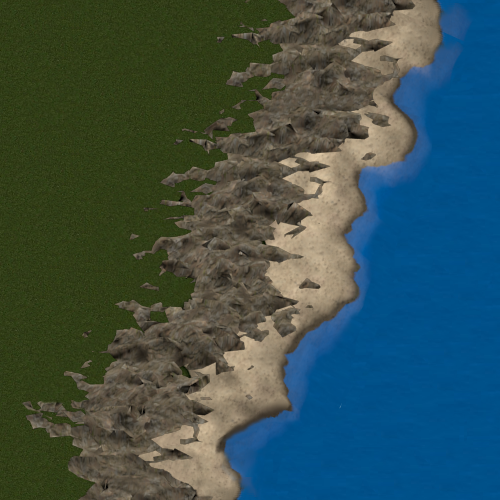
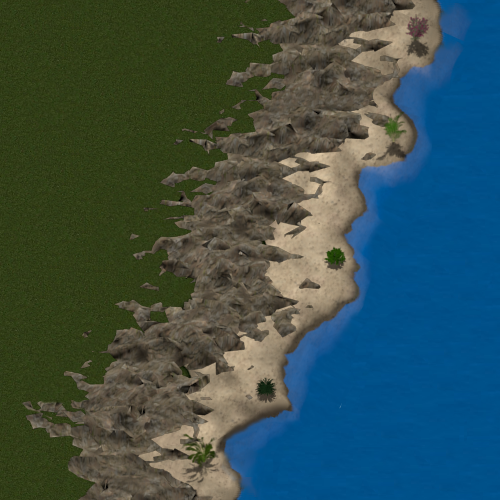
Layer changes from the first 500 x 500 image to the second:
added layer "Background copy#26" above "Background copy#25" over [405, 13, 430, 59]
added layer "Background copy#25" above "Background copy#23" over [180, 433, 220, 483]
added layer "Background copy#23" above "Background copy#19" over [375, 111, 408, 161]
added layer "Background copy#19" above "Background copy#15" over [254, 377, 277, 404]
added layer "Background copy#15" above "Clipboard#1" over [323, 246, 347, 272]
